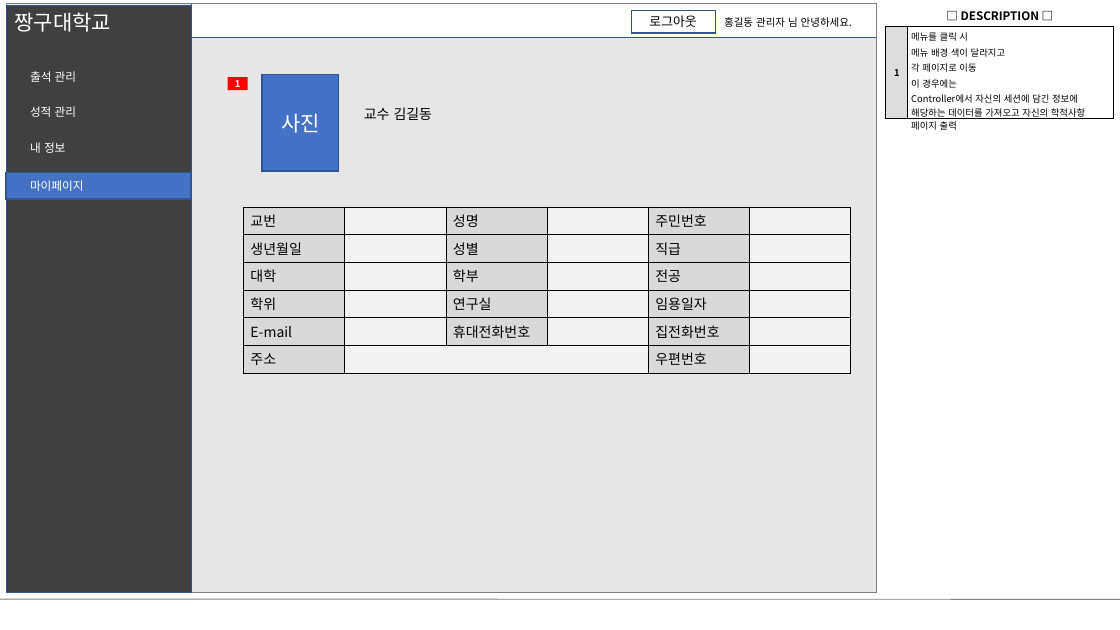
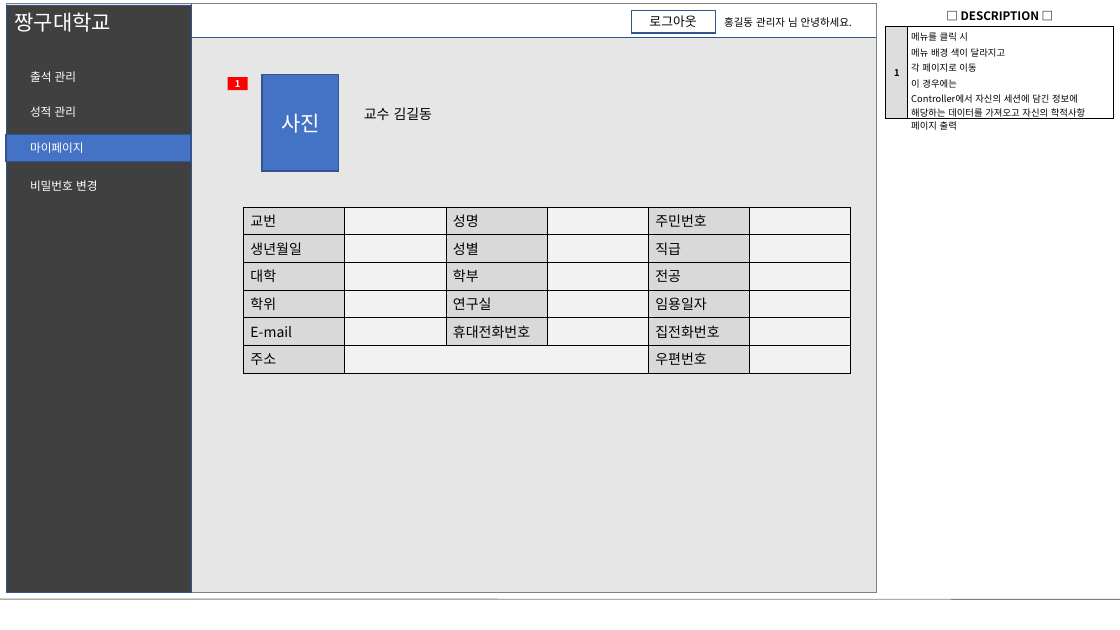
Before and after one commit to stacktack2/second_team_project, a slide deck: slide 29 of 04.산출물 제출/03.화면 설계서/화면설계서v8.pptx (slide 30 before the commit). Drawn at 1120x630 pixels with LibreOffice and Linux fonts; fonts in the diff are those of the drawing. Boxes give left, top, right and bottom in pixels: in the first picture for what was removed or moved away, otherwise in the second. Text is boxed around its words. In the diff, an @@ line names an element or a change of style, - is before the commit and + after.

```diff
--- a/04.산출물 제출/03.화면 설계서/화면설계서v8.pptx
+++ b/04.산출물 제출/03.화면 설계서/화면설계서v8.pptx
@@ rectangle: place and size @@
-rectangle at (6,172,191,198)
+rectangle at (6,135,191,161)
@@ text at (30,142,84,153): text changed @@
-내 정보
+마이페이지
@@ text at (30,180,97,191): text changed @@
-마이페이지
+비밀번호 변경
```
Also in this commit, not shown: 2 other slides changed, 2 other files.
